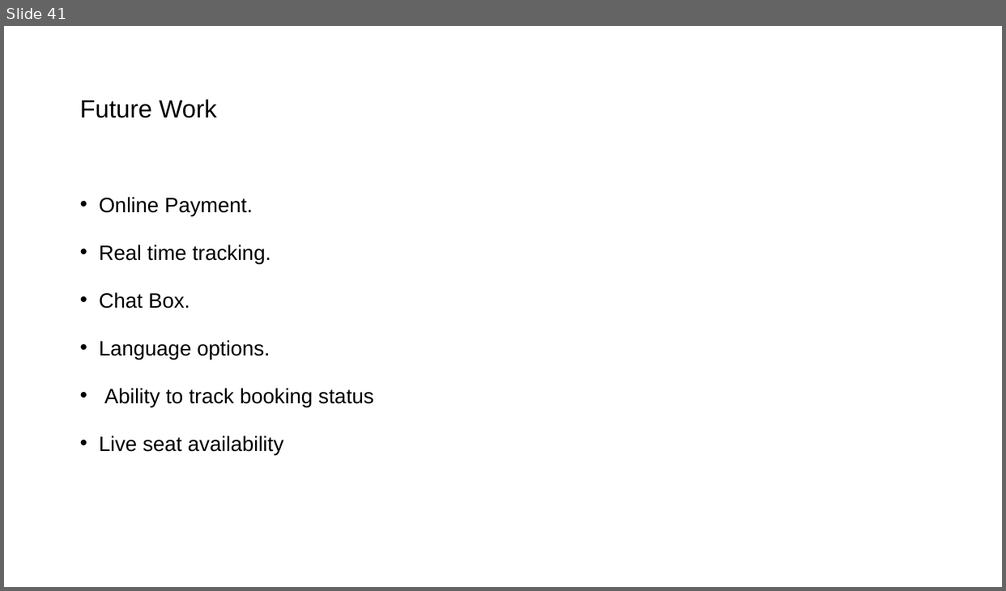
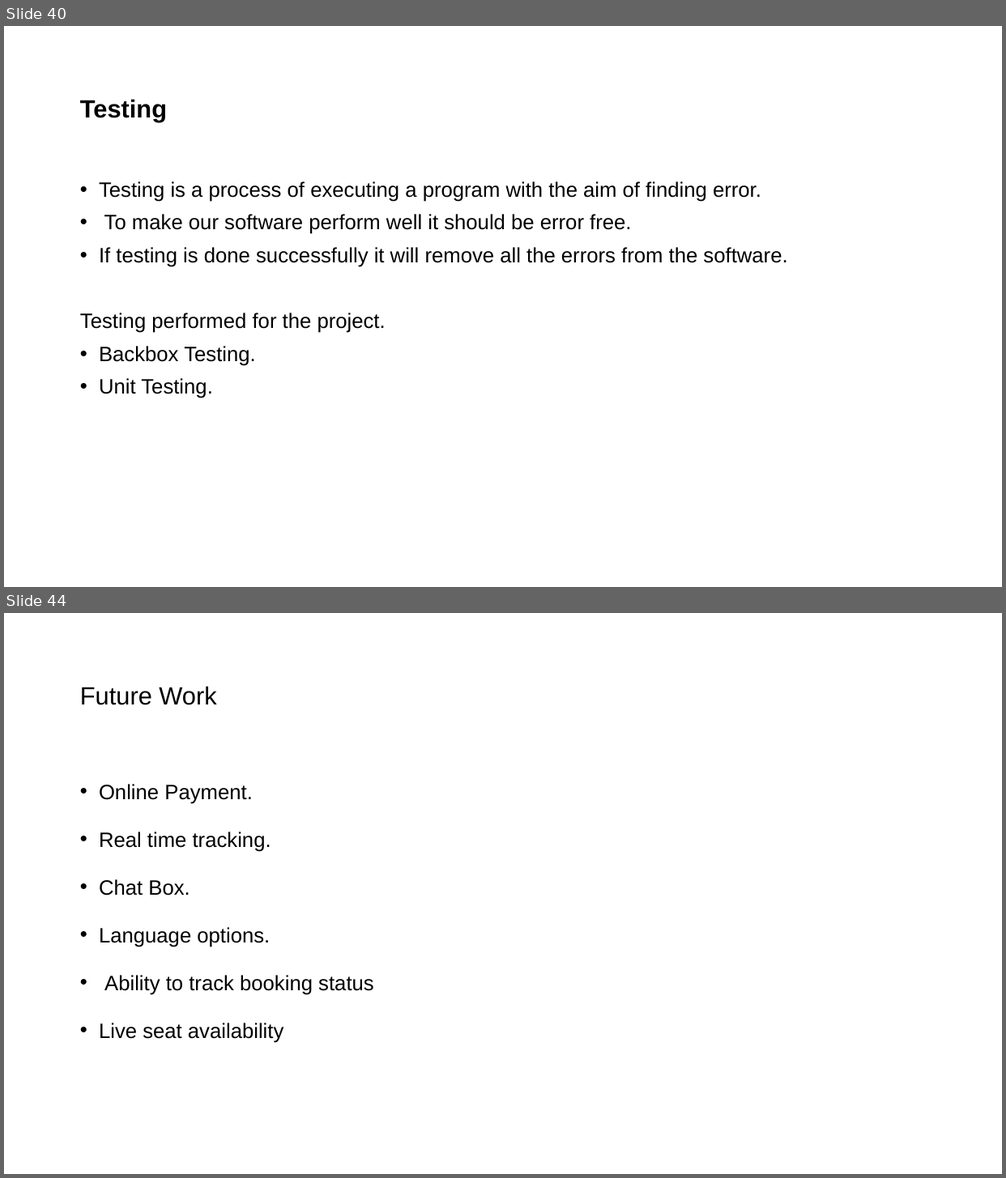
Before and after one commit to tenzing0070/Tour-Management-System, a slide deck: TMS presentation slide.pptx. Shown one above the other, each under a label of ours: slide 41 before the commit, slides 40 and 44 after it; the slides between them are not shown. The pictures are 1006x591 and 1006x1178 pixels, drawn with LibreOffice and Linux fonts; fonts in the diff are those of the drawing. Boxes give left, top, right and bottom in pixels: in the first picture for what was removed or moved away, otherwise in the second. Text is boxed around its words. In the diff, an @@ line names an element or a change of style, - is before the commit and + after.

```diff
--- a/TMS presentation slide.pptx
+++ b/TMS presentation slide.pptx
@@ slide 40 added at box(4, 26, 1002, 587), background #FFFFFF @@
@@ title added at box(80, 99, 167, 122), 24 pt, text #000000, bold @@
+Testing
@@ text added at box(80, 182, 787, 399), 20 pt, text #000000 @@
+• Testing is a process of executing a program with the aim of finding error.
+• To make our software perform well it should be error free.
+• If testing is done successfully it will remove all the errors from the software.
+Testing performed for the project.
+• Backbox Testing.
+• Unit Testing.
@@ what was slide 41 is now slide 44 @@
```
Also in this commit, not shown: 12 slides changed, 2 other slides added.
